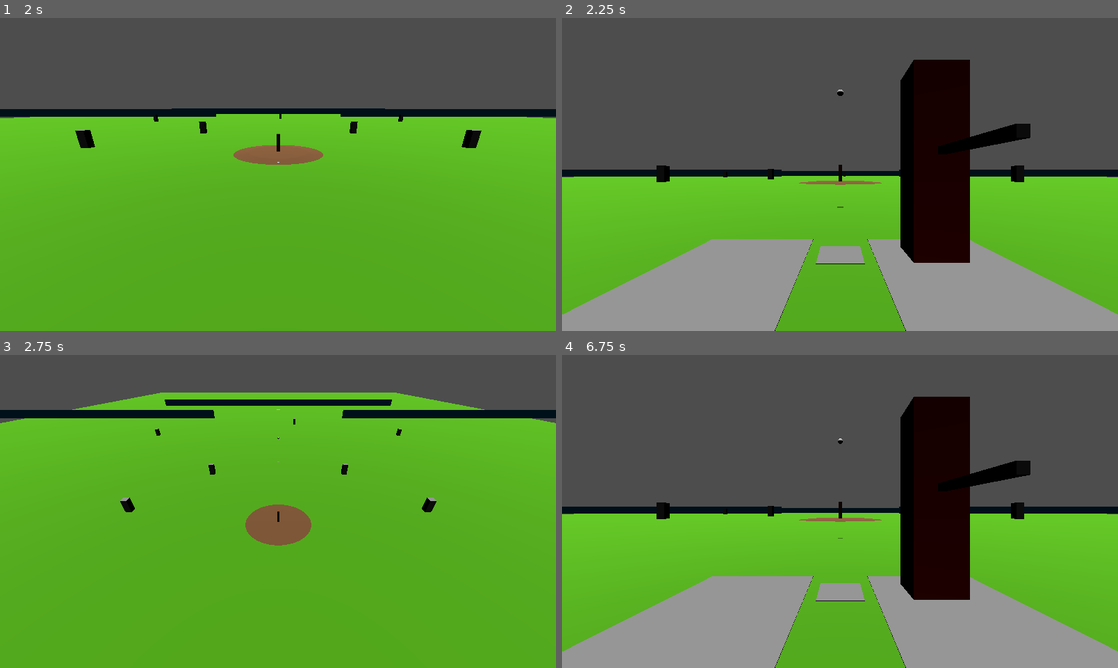
Above: before the commit, frames 1-4 (two rows, left to right).
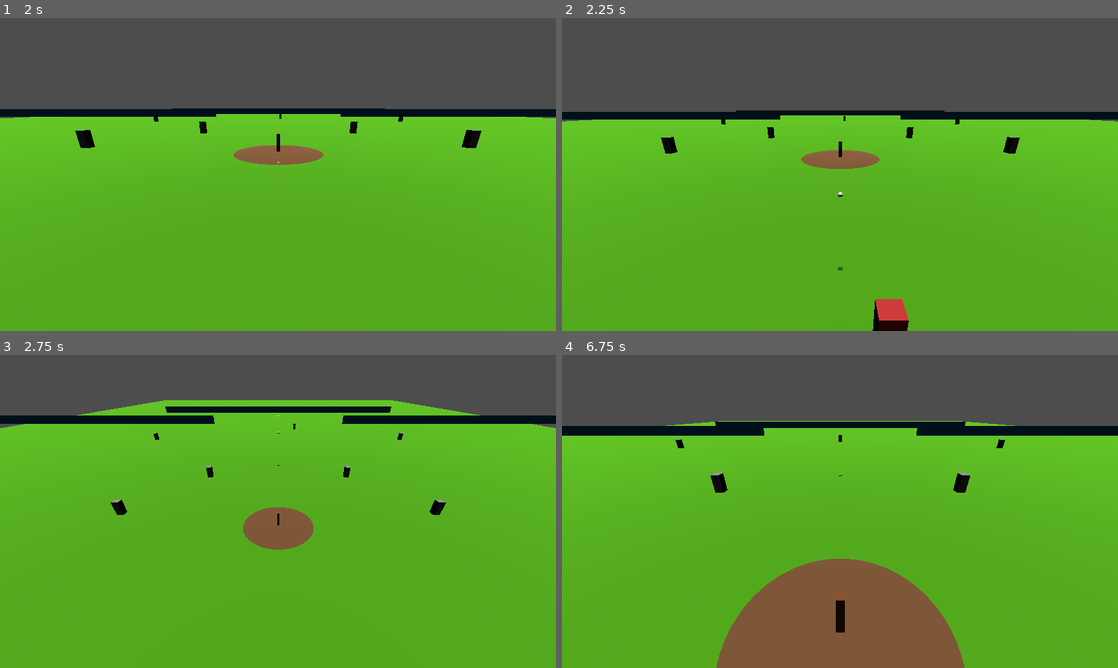
Above: after the commit, the same moments.

Repository: faintdeception/BaseballRivals_GD
Game: Godot game, scene res://gameplay/gameplay.tscn
Two runs of this game, one before a commit and one after it. Both use one fixed random seed, a clock stepped at 60 frames per second and the inputs below. Before the commit the project has no main scene; this scene is started directly in both runs.
Inputs (mouse positions are in pixels of both pictures, inside the frame that each line leads up to):
- Up to frame 1 (2 s): tap Enter at 0.5 s; move the mouse to (400, 158) at 0.52 s; hold D 0.53-1.25 s; tap 1 at 0.6 s; click (400, 158) at 0.67 s; tap Space at 0.77 s; drag from (166, 190) to (250, 237) at 1.27 s
- Up to frame 2 (2.25 s): move the mouse to (895, 105) at 2.02 s; hold D from 2.03 s (still down); tap 3 at 2.1 s
- Up to frame 3 (2.75 s): keep holding D
- Up to frame 4 (6.75 s): release D at 2.75 s; drag from (812, 574) to (673, 464) at 2.77 s; move the mouse to (1006, 558) at 3.52 s; hold A 3.53-4.25 s; tap Shift at 3.6 s; tap Space at 3.77, 4.25 s; drag from (673, 464) to (756, 433) at 4.27 s; tap Enter at 5 s; move the mouse to (867, 511) at 5.02 s; hold S 5.03-5.75 s; tap 2 at 5.1 s; click (867, 511) at 5.17 s; drag from (756, 433) to (728, 527) at 5.77 s; move the mouse to (962, 495) at 6.52 s; hold W from 6.53 s (still down); tap 4 at 6.6 s

Frame 1 is identical in both runs. In frame 2, 44% of the frame differs, in the area x 0-100%, y 13-100%; in frame 3, 6.5%; in frame 4, 58%.

Commit message:
Implement play state management and update camera behavior for gameplay transitions

Diff:
--- a/autoloads/game_state.gd
+++ b/autoloads/game_state.gd
@@ -2,7 +2,11 @@
 
 signal count_changed(balls: int, strikes: int)
 signal strikeout
+signal play_state_changed(new_state)
 
+enum PlayState { IDLE, LIVE, DEAD }
+
+var play_state: PlayState = PlayState.IDLE
 var balls: int = 0
 var strikes: int = 0
 var outs: int = 0
@@ -10,12 +14,43 @@
 
 
 func _ready() -> void:
+	EventBus.ball_hit.connect(_on_ball_hit)
 	EventBus.ball_caught.connect(_on_ball_caught)
+	strikeout.connect(_on_strikeout)
+	play_state_changed.connect(_on_play_state_changed)
+
+
+func _on_ball_hit(_ball: RigidBody3D) -> void:
+	_set_play_state(PlayState.LIVE)
+
+
+func _on_strikeout() -> void:
+	_set_play_state(PlayState.DEAD)
+
+
+func _set_play_state(new_state: PlayState) -> void:
+	if play_state == new_state:
+		return
+	play_state = new_state
+	play_state_changed.emit(new_state)
+
+
+func _on_play_state_changed(new_state: PlayState) -> void:
+	if new_state != PlayState.DEAD:
+		return
+	await get_tree().create_timer(1.5).timeout
+	if play_state != PlayState.DEAD:
+		return
+	advance_batter()
+	var error := get_tree().change_scene_to_file("res://gameplay/ui/transition.tscn")
+	if error != OK:
+		push_error("Failed to change to transition scene: %s" % error)
 
 
 func _on_ball_caught(_fielder: Node3D, _ball: RigidBody3D) -> void:
 	outs += 1
 	print("Out ", outs)
+	_set_play_state(PlayState.DEAD)
 
 
 func reset_count():
@@ -51,9 +86,6 @@
 	# Emit before resetting so listeners can tell the at-bat ended.
 	strikeout.emit()
 	reset_count()
-	await get_tree().create_timer(1.5).timeout
-	advance_batter()
-	get_tree().change_scene_to_file("res://gameplay/ui/transition.tscn")
 
 
 func _walk():
--- a/gameplay/directors/camera_director.gd
+++ b/gameplay/directors/camera_director.gd
@@ -58,10 +58,11 @@
 func _physics_process(_delta: float) -> void:
 	if baseball == null:
 		return
-	# A reset ball (e.g. debug hit re-launch) means a new play: back to the batter.
-	if baseball.freeze:
+	if GameState.play_state == GameState.PlayState.DEAD:
 		if state != CameraState.BATTER_CAM:
 			_set_state(CameraState.BATTER_CAM)
+		return
+	if baseball.freeze:
 		return
 	if state == CameraState.FIELDING_CAM:
 		return
--- a/project.godot
+++ b/project.godot
@@ -11,6 +11,7 @@
 [application]
 
 config/name="BaseballRivals_GD"
+run/main_scene="res://gameplay/gameplay.tscn"
 config/features=PackedStringArray("4.2", "Forward Plus")
 config/icon="res://icon.svg"
 
